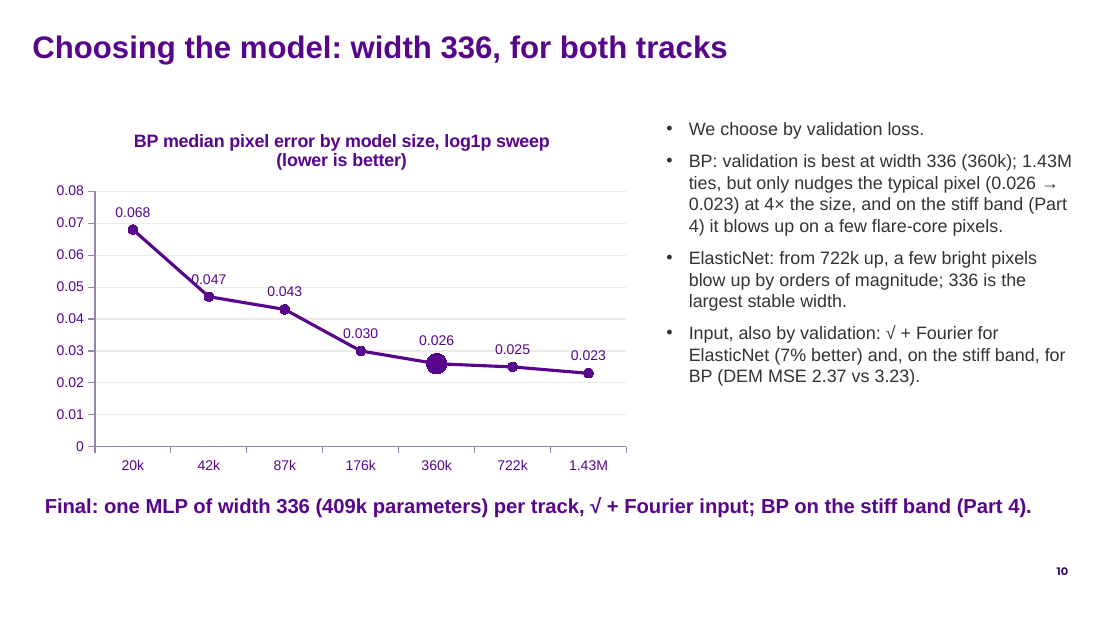
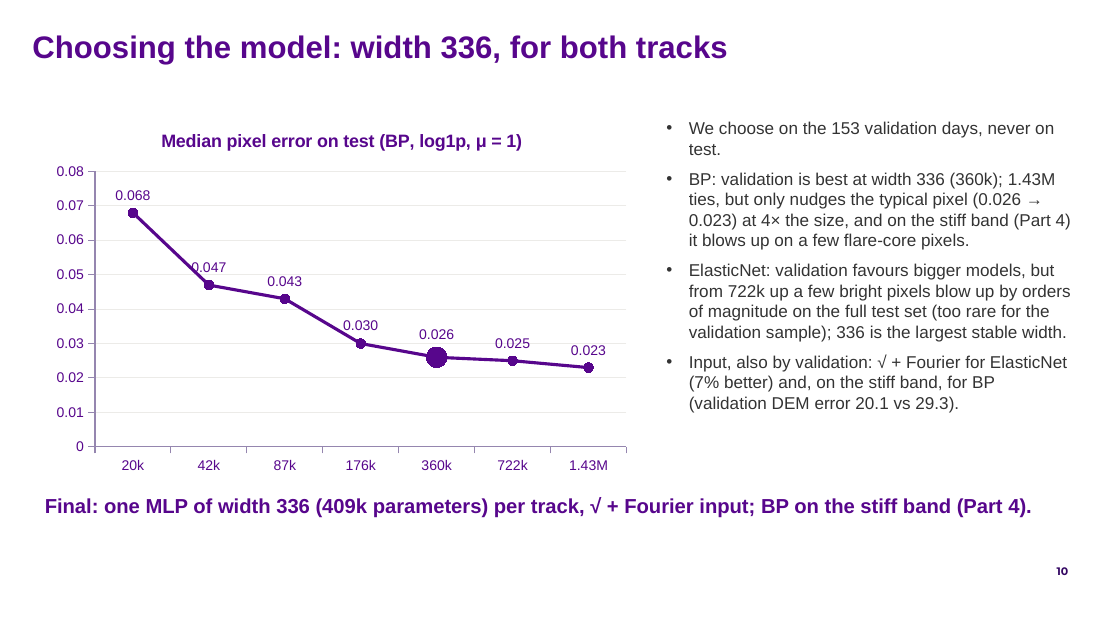
Before and after one commit to FruitPnchSamuraiG/solar-dem-inversion, a slide deck: slide 10 of slides/DEM_deck_v2.pptx. Drawn at 1120x630 pixels with LibreOffice and Linux fonts; fonts in the diff are those of the drawing; background and template pictures are left out. Boxes give left, top, right and bottom in pixels: in the first picture for what was removed or moved away, otherwise in the second. Text is boxed around its words. In the diff, an @@ line names an element or a change of style, - is before the commit and + after.

```diff
--- a/slides/DEM_deck_v2.pptx
+++ b/slides/DEM_deck_v2.pptx
@@ line chart at box(45, 112, 638, 482) @@
@@ title "BP median pixel error by model size, log1p sweep (lower is better)" to "Median pixel error on test (BP, log1p, μ = 1)" @@
@@ text at box(689, 121, 1054, 155): text changed; size 11.5 to 11 pt @@
-• We choose by validation loss.
+• We choose on the 153 validation days, never on test.
@@ text at box(689, 172, 1071, 250): size 11.5 to 11 pt in "BP: validation is best at width 336 ..."; less space between paragraphs @@
@@ text at box(689, 263, 1071, 413): text changed; size 11.5 to 11 pt @@
-• ElasticNet: from 722k up, a few bright pixels blow up by orders of magnitude; 336 is the largest stable width.
-• Input, also by validation: √ + Fourier for ElasticNet (7% better) and, on the stiff band, for BP (DEM MSE 2.37 vs 3.23).
+• ElasticNet: validation favours bigger models, but from 722k up a few bright pixels blow up by orders of magnitude on the full test set (too rare for the validation sample); 336 is the largest stable width.
+• Input, also by validation: √ + Fourier for ElasticNet (7% better) and, on the stiff band, for BP (validation DEM error 20.1 vs 29.3).
```
Also in this commit, not shown: 9 other slides changed, 6 other files.
